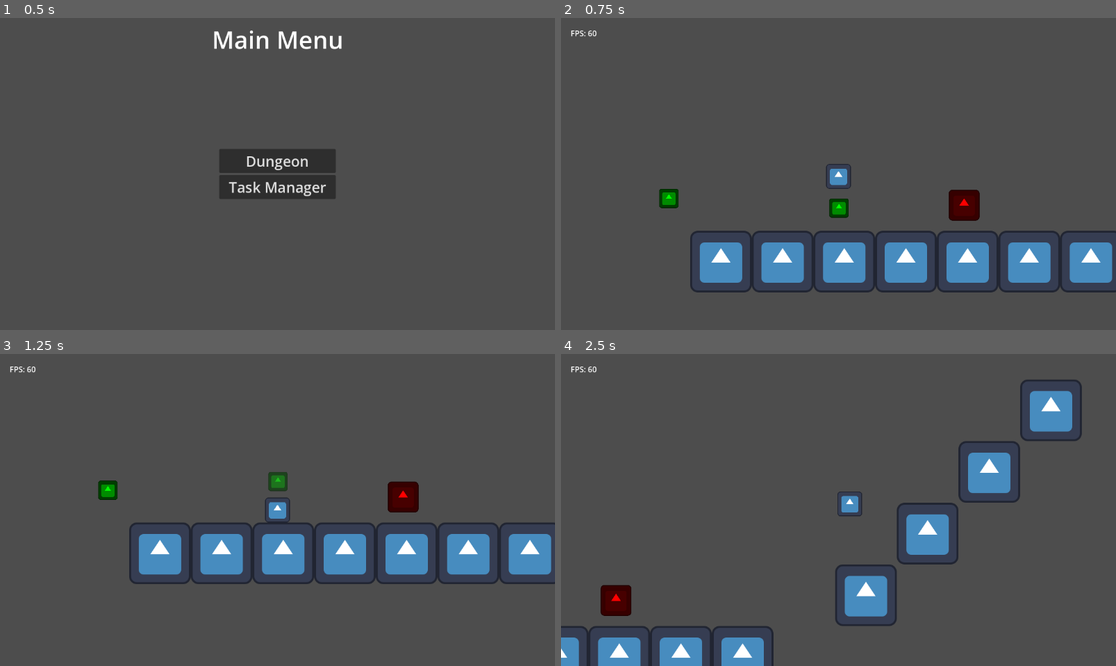
Above: before the commit, frames 1-4 (two rows, left to right).
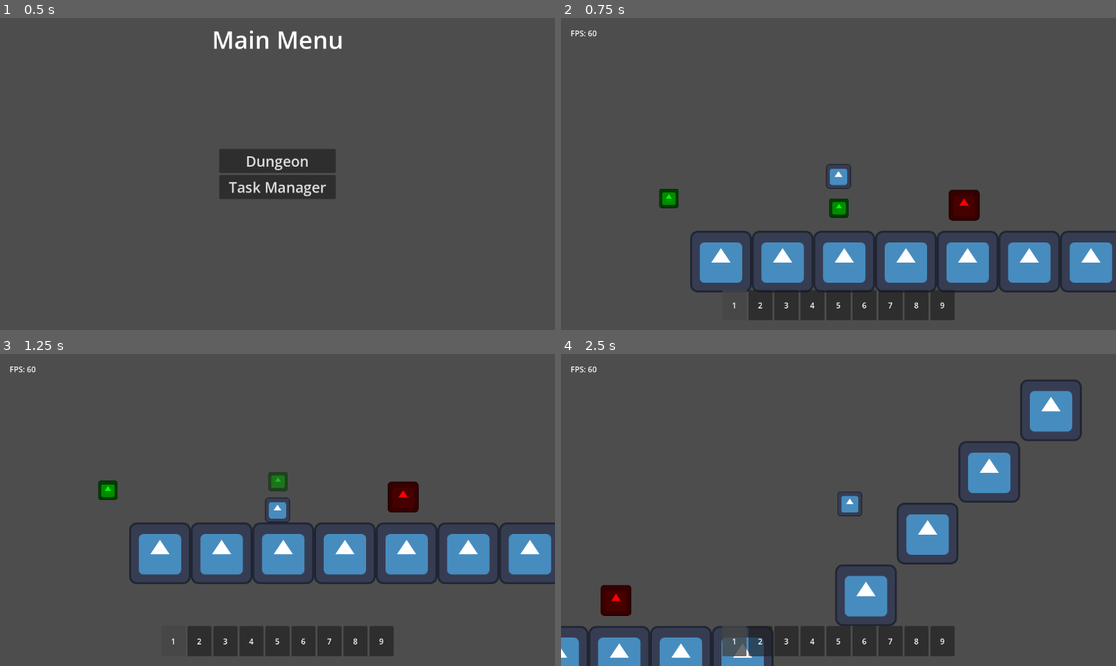
Above: after the commit, the same moments.

Repository: TheHumanMRP/RPG-Life-Tracker
Game: Godot game, scene res://Folders/Systems/Main/Scenes/main_scene.tscn
The game is run twice, just before and just after one commit, with the same random seed, the same clock (stepped at 60 frames per second) and the same inputs. The engine's default icon, where the game draws it, is replaced by a stand-in: a white triangle on a blue panel in a dark square.
Inputs (mouse positions are in pixels of both pictures, inside the frame that each line leads up to):
- Up to frame 1 (0.5 s): no input
- Up to frame 2 (0.75 s): click "Dungeon" at 0.5 s
- Up to frame 3 (1.25 s): no input
- Up to frame 4 (2.5 s): move the mouse to (960, 494) at 1.27 s; hold D (move_right) from 1.28 s (still down); tap T (add_test_sword) at 1.35 s; click (960, 494) at 1.42 s; tap Space (jump) at 1.52, 2.27 s; move the mouse to (727, 525) at 2.02 s; tap E (equip_item) at 2.1 s

Frame 1 is identical in both runs. In frame 2, 3.1% of the frame differs, in the area x 29-71%, y 87-97%; in frame 3, 3.3%; in frame 4, 3.5%.
Error before the commit: Parse Error: Could not find type "HotBarLogicComponent" in the current scope. (res://Folders/Systems/Inventory_System/Scripts/Hotbar/hotbar_ui.gd:8)
Error after the commit: Invalid access to property or key 'inventory_component' on a base object of type 'Resource (SaveData)'. (res://Folders/Systems/Globals/global.gd:59)

Commit message:
Auto commit at 2026-08-26 17:57:37

Diff:
--- a/Folders/Systems/Inventory_System/Scripts/Hotbar/hotbar_ui.gd
+++ b/Folders/Systems/Inventory_System/Scripts/Hotbar/hotbar_ui.gd
@@ -5,7 +5,7 @@
 
 var number_of_hotbar_slots: int
 
-var hotbar_logic: HotBarLogicComponent = HotBarLogicComponent.new()
+var hotbar_logic: HotbarLogic = HotbarLogic.new()
 
 func _ready() -> void:
 	number_of_hotbar_slots = Constants.NUMBER_OF_HOTBAR_SLOTS
